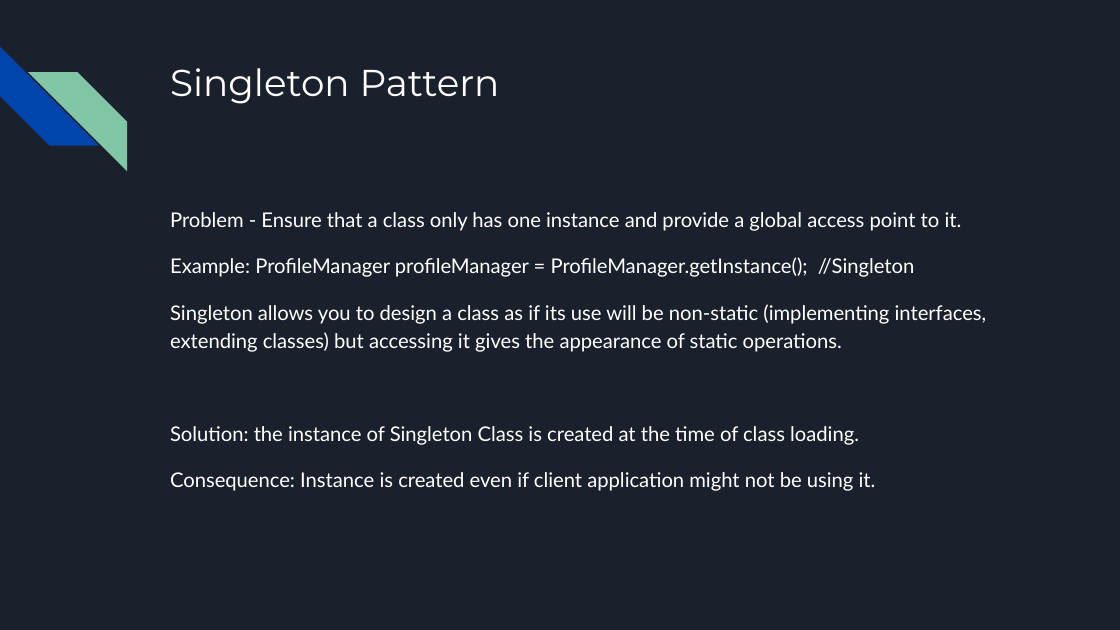
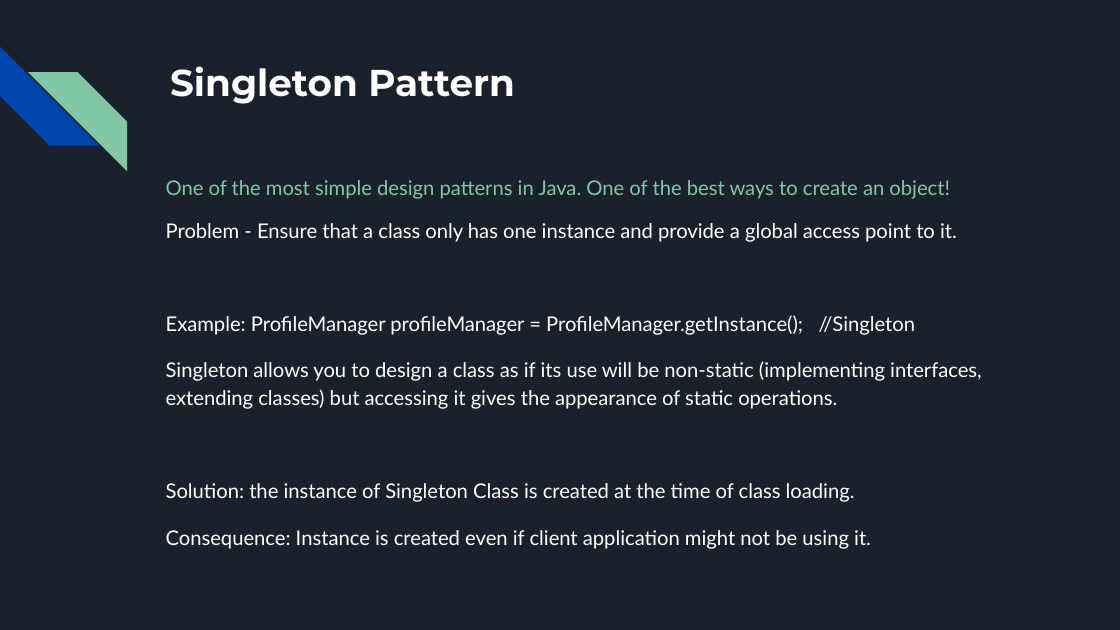
Before and after one commit to ZCW-Java8-0/DesigningPatterns, a slide deck: slide 4 of Design Patterns.pptx. Drawn at 1120x630 pixels with LibreOffice and Linux fonts; fonts in the diff are those of the drawing. Boxes give left, top, right and bottom in pixels: in the first picture for what was removed or moved away, otherwise in the second. Text is boxed around its words. In the diff, an @@ line names an element or a change of style, - is before the commit and + after.

```diff
--- a/Design Patterns.pptx
+++ b/Design Patterns.pptx
@@ title "Singleton Pattern" at (170, 66, 515, 104): bold on @@
@@ text "Problem - Ensure that a ..." rewrapped from (170, 212, 987, 491) to (166, 223, 982, 549) @@
@@ text added at (166, 180, 950, 199), 13 pt, text #82C7A5 @@
+One of the most simple design patterns in Java. One of the best ways to create an object!
```
Also in this commit, not shown: 13 other slides changed, 1 slide added, 3 slides removed.
